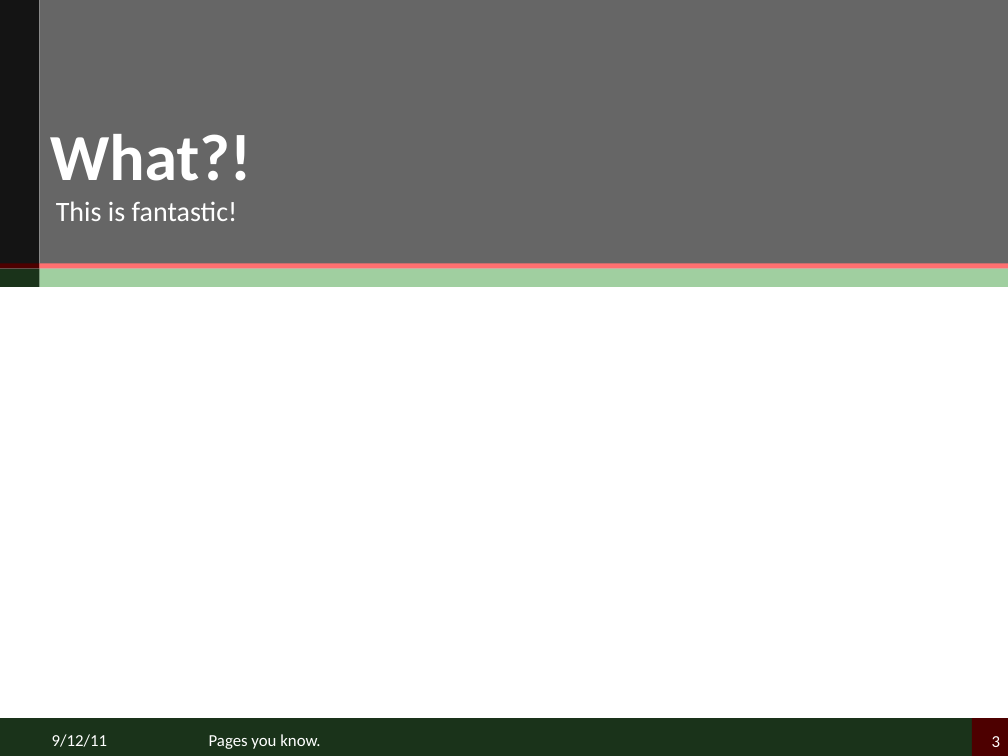
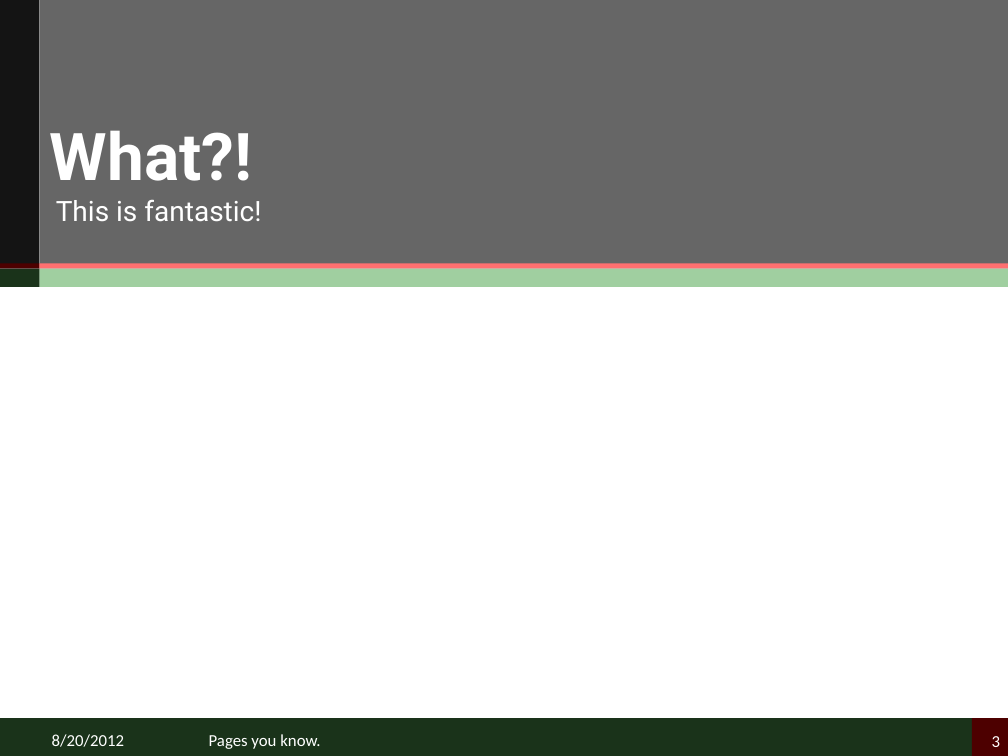
Before and after one commit to lucienzhu/lucienzhu.github.com, a slide deck: slide 3 of files/xlzhuathku_ppt_template.pptx. Drawn at 1008x756 pixels with LibreOffice and Linux fonts; fonts in the diff are those of the drawing. Boxes give left, top, right and bottom in pixels: in the first picture for what was removed or moved away, otherwise in the second. Text is boxed around its words. In the diff, an @@ line names an element or a change of style, - is before the commit and + after.

```diff
--- a/files/xlzhuathku_ppt_template.pptx
+++ b/files/xlzhuathku_ppt_template.pptx
@@ title "What?!" at (x1=50, y1=130, x2=252, y2=181): font Calibri to Roboto @@
@@ text "This is fantastic!" at (x1=56, y1=200, x2=261, y2=221): font Calibri to Roboto @@
@@ text at (x1=52, y1=734, x2=124, y2=747): text changed @@
-9/12/11
+8/20/2012
```
Also in this commit, not shown: 3 other slides changed, 2 other files.
